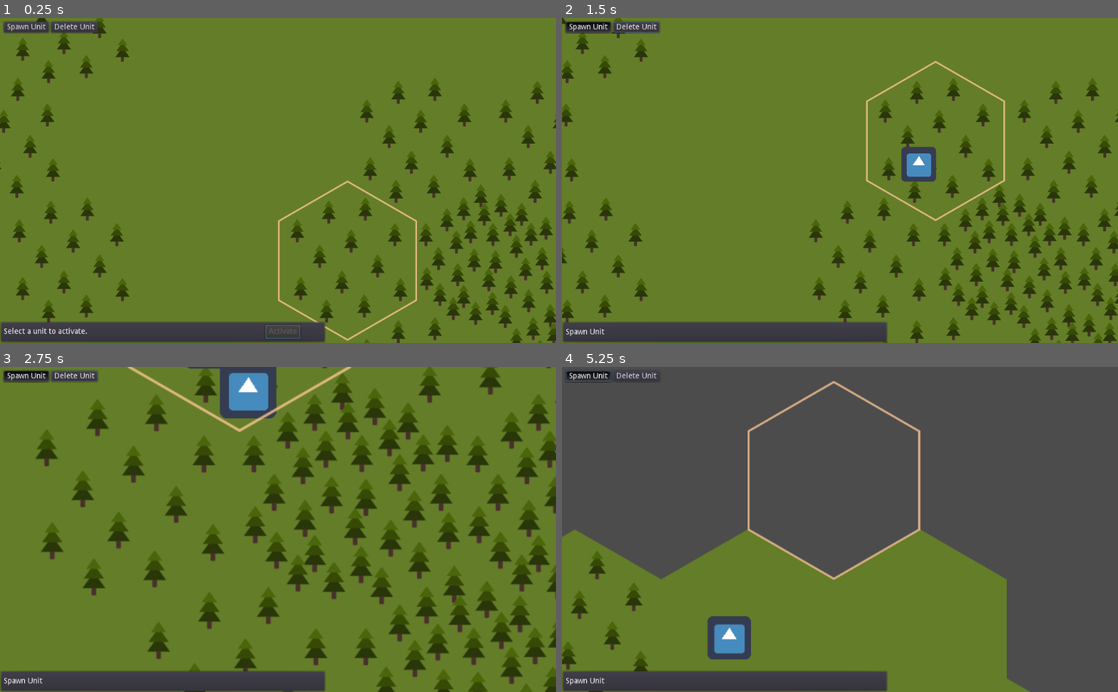
Above: before the commit, frames 1-4 (two rows, left to right).
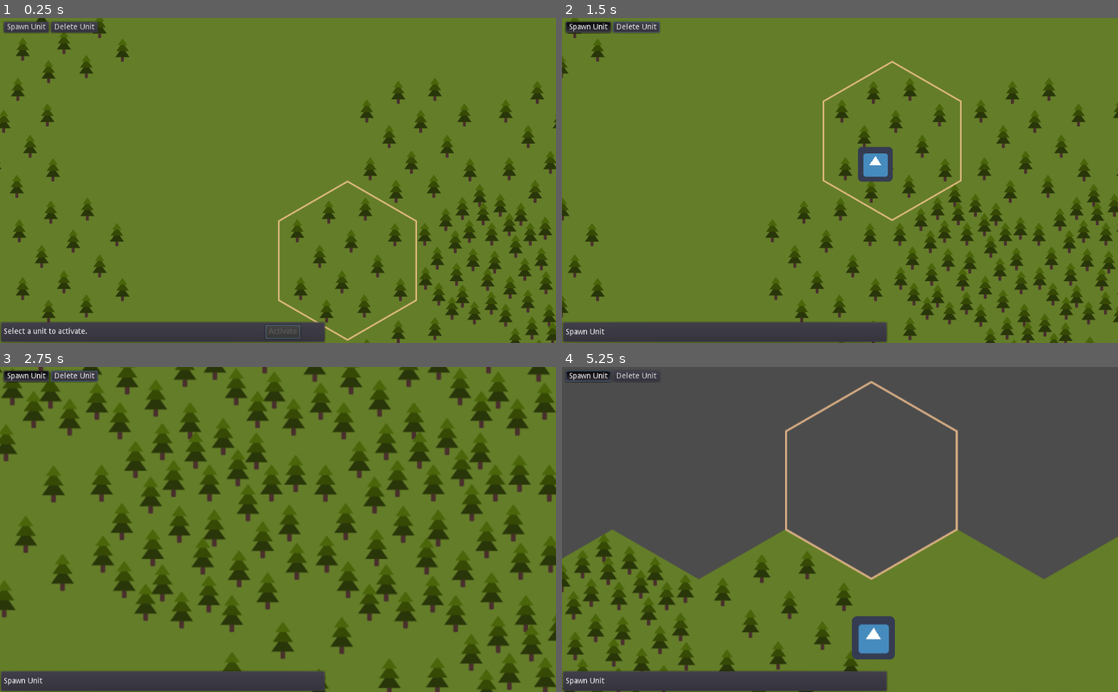
Above: after the commit, the same moments.

Repository: mwerezak/godot-heavy-gear
Game: Godot game, scene res://scripts/MainMap.tscn
Same seed, same stepped clock (60 frames per second), same inputs: the game is played once before the commit and once after it. The engine's default icon, where the game draws it, is replaced by a stand-in: a white triangle on a blue panel in a dark square.
Inputs (mouse positions are in pixels of both pictures, inside the frame that each line leads up to):
- Up to frame 1 (0.25 s): no input
- Up to frame 2 (1.5 s): click "Spawn Unit" at 0.5 s; tap Enter at 1.25 s; move the mouse to (962, 164) at 1.27 s; press the mouse at (962, 164) at 1.28 s; hold Right (view_pan_right) from 1.28 s (still down)
- Up to frame 3 (2.75 s): move the mouse to (250, 513) at 2.02 s; release Right (view_pan_right) at 2.03 s; release the mouse at (250, 513) at 2.03 s; hold Down (view_pan_down) from 2.03 s (still down); tap Mouse wheel up (view_zoom_in) at 2.1 s; click (250, 513) at 2.17 s
- Up to frame 4 (5.25 s): move the mouse to (812, 389) at 2.77 s; release Down (view_pan_down) at 2.78 s; hold Right (view_pan_right) 2.78-3.53 s; hold Mouse wheel down (view_zoom_out) 2.78-3.53 s; click (812, 389) at 2.92 s; move the mouse to (717, 477) at 3.52 s; hold W (view_pan_up) 3.53-4.28 s; click (717, 477) at 3.6 s; move the mouse to (717, 581) at 4.27 s; hold Mouse wheel up (view_zoom_in) 4.28-5.03 s; hold Left (view_pan_left) from 4.28 s (still down); click (717, 581) at 4.42 s; move the mouse to (673, 480) at 5.02 s; tap Mouse wheel down (view_zoom_out) at 5.1 s

The runs differ from the first frame. In frame 1, 0.9% of the frame differs, in the area x 75-100%, y 51-100%; in frame 2, 16%; in frame 3, 32%, in the area x 0-100%, y 0-100%; in frame 4, 20%.

Commit message:
Tweaks

Diff:
--- a/icons/hex/terrain.svg
+++ b/icons/hex/terrain.svg
@@ -38,9 +38,9 @@
      borderopacity="1.0"
      inkscape:pageopacity="0"
      inkscape:pageshadow="2"
-     inkscape:zoom="0.49497475"
-     inkscape:cx="-640.05146"
-     inkscape:cy="334.41571"
+     inkscape:zoom="0.9899495"
+     inkscape:cx="-89.983209"
+     inkscape:cy="77.360764"
      inkscape:document-units="px"
      inkscape:current-layer="g4335"
      showgrid="false"
@@ -503,11 +503,11 @@
     <g
        id="g4389-96"
        style="display:inline"
-       transform="translate(45.455092,-39.923293)" />
+       transform="translate(43.312235,-40.637579)" />
     <g
        style="display:inline"
        id="g4281-3-6-3-8"
-       transform="translate(17.626937,-136.52592)">
+       transform="translate(15.48408,-137.24021)">
       <path
          class="cls-1"
          d="m 37.764334,30.259367 -3.398226,0 a 0.88604065,0.87895074 0 0 1 -0.906889,-0.87378 l 0,-6.773091 a 0.88604065,0.87895074 0 0 1 0.891253,-0.873781 l 3.393014,0 a 0.88604065,0.87895074 0 0 1 0.927737,0.873781 l 0,6.773091 a 0.88604065,0.87895074 0 0 1 -0.906889,0.87378 z"
@@ -536,7 +536,7 @@
     <g
        style="display:inline"
        id="g4281-3-6-3-6"
-       transform="translate(-13.496,-112.9925)">
+       transform="translate(-15.638857,-113.70679)">
       <path
          class="cls-1"
          d="m 37.764334,30.259367 -3.398226,0 a 0.88604065,0.87895074 0 0 1 -0.906889,-0.87378 l 0,-6.773091 a 0.88604065,0.87895074 0 0 1 0.891253,-0.873781 l 3.393014,0 a 0.88604065,0.87895074 0 0 1 0.927737,0.873781 l 0,6.773091 a 0.88604065,0.87895074 0 0 1 -0.906889,0.87378 z"
@@ -565,7 +565,7 @@
     <g
        style="display:inline"
        id="g4281-3-6-3-3"
-       transform="translate(23.870934,-103.41093)">
+       transform="translate(21.728077,-104.12522)">
       <path
          class="cls-1"
          d="m 37.764334,30.259367 -3.398226,0 a 0.88604065,0.87895074 0 0 1 -0.906889,-0.87378 l 0,-6.773091 a 0.88604065,0.87895074 0 0 1 0.891253,-0.873781 l 3.393014,0 a 0.88604065,0.87895074 0 0 1 0.927737,0.873781 l 0,6.773091 a 0.88604065,0.87895074 0 0 1 -0.906889,0.87378 z"
@@ -594,7 +594,7 @@
     <g
        style="display:inline"
        id="g4281-3-6-3-5"
-       transform="translate(54.130906,-119.42108)">
+       transform="translate(52.702335,-118.7068)">
       <path
          class="cls-1"
          d="m 37.764334,30.259367 -3.398226,0 a 0.88604065,0.87895074 0 0 1 -0.906889,-0.87378 l 0,-6.773091 a 0.88604065,0.87895074 0 0 1 0.891253,-0.873781 l 3.393014,0 a 0.88604065,0.87895074 0 0 1 0.927737,0.873781 l 0,6.773091 a 0.88604065,0.87895074 0 0 1 -0.906889,0.87378 z"
@@ -623,7 +623,7 @@
     <g
        style="display:inline"
        id="g4281-3-6-3-7"
-       transform="translate(70.595372,-84.334421)">
+       transform="translate(69.166801,-83.620136)">
       <path
          class="cls-1"
          d="m 37.764334,30.259367 -3.398226,0 a 0.88604065,0.87895074 0 0 1 -0.906889,-0.87378 l 0,-6.773091 a 0.88604065,0.87895074 0 0 1 0.891253,-0.873781 l 3.393014,0 a 0.88604065,0.87895074 0 0 1 0.927737,0.873781 l 0,6.773091 a 0.88604065,0.87895074 0 0 1 -0.906889,0.87378 z"
@@ -652,7 +652,7 @@
     <g
        style="display:inline"
        id="g4281-3-6-3-4"
-       transform="translate(91.43221,-103.20172)">
+       transform="translate(90.003639,-102.48744)">
       <path
          class="cls-1"
          d="m 37.764334,30.259367 -3.398226,0 a 0.88604065,0.87895074 0 0 1 -0.906889,-0.87378 l 0,-6.773091 a 0.88604065,0.87895074 0 0 1 0.891253,-0.873781 l 3.393014,0 a 0.88604065,0.87895074 0 0 1 0.927737,0.873781 l 0,6.773091 a 0.88604065,0.87895074 0 0 1 -0.906889,0.87378 z"
@@ -681,7 +681,7 @@
     <g
        style="display:inline"
        id="g4281-3-6-3-41"
-       transform="translate(108.40175,-67.227459)">
+       transform="translate(106.97318,-66.513174)">
       <path
          class="cls-1"
          d="m 37.764334,30.259367 -3.398226,0 a 0.88604065,0.87895074 0 0 1 -0.906889,-0.87378 l 0,-6.773091 a 0.88604065,0.87895074 0 0 1 0.891253,-0.873781 l 3.393014,0 a 0.88604065,0.87895074 0 0 1 0.927737,0.873781 l 0,6.773091 a 0.88604065,0.87895074 0 0 1 -0.906889,0.87378 z"
@@ -710,7 +710,7 @@
     <g
        style="display:inline"
        id="g4281-3-6-3-9"
-       transform="translate(81.973181,-45.084602)">
+       transform="translate(80.54461,-44.370317)">
       <path
          class="cls-1"
          d="m 37.764334,30.259367 -3.398226,0 a 0.88604065,0.87895074 0 0 1 -0.906889,-0.87378 l 0,-6.773091 a 0.88604065,0.87895074 0 0 1 0.891253,-0.873781 l 3.393014,0 a 0.88604065,0.87895074 0 0 1 0.927737,0.873781 l 0,6.773091 a 0.88604065,0.87895074 0 0 1 -0.906889,0.87378 z"
@@ -739,7 +739,7 @@
     <g
        style="display:inline"
        id="g4281-3-6-3-40"
-       transform="translate(39.498562,-66.599831)">
+       transform="translate(37.355705,-67.314117)">
       <path
          class="cls-1"
          d="m 37.764334,30.259367 -3.398226,0 a 0.88604065,0.87895074 0 0 1 -0.906889,-0.87378 l 0,-6.773091 a 0.88604065,0.87895074 0 0 1 0.891253,-0.873781 l 3.393014,0 a 0.88604065,0.87895074 0 0 1 0.927737,0.873781 l 0,6.773091 a 0.88604065,0.87895074 0 0 1 -0.906889,0.87378 z"
@@ -768,7 +768,7 @@
     <g
        style="display:inline"
        id="g4281-3-6-3-81"
-       transform="translate(-0.88396164,-71.513173)">
+       transform="translate(-3.0268188,-72.227459)">
       <path
          class="cls-1"
          d="m 37.764334,30.259367 -3.398226,0 a 0.88604065,0.87895074 0 0 1 -0.906889,-0.87378 l 0,-6.773091 a 0.88604065,0.87895074 0 0 1 0.891253,-0.873781 l 3.393014,0 a 0.88604065,0.87895074 0 0 1 0.927737,0.873781 l 0,6.773091 a 0.88604065,0.87895074 0 0 1 -0.906889,0.87378 z"
@@ -797,7 +797,7 @@
     <g
        style="display:inline"
        id="g4281-3-6-3-2"
-       transform="translate(-43.741104,-92.941744)">
+       transform="translate(-45.883961,-93.65603)">
       <path
          class="cls-1"
          d="m 37.764334,30.259367 -3.398226,0 a 0.88604065,0.87895074 0 0 1 -0.906889,-0.87378 l 0,-6.773091 a 0.88604065,0.87895074 0 0 1 0.891253,-0.873781 l 3.393014,0 a 0.88604065,0.87895074 0 0 1 0.927737,0.873781 l 0,6.773091 a 0.88604065,0.87895074 0 0 1 -0.906889,0.87378 z"
@@ -826,7 +826,7 @@
     <g
        style="display:inline"
        id="g4281-3-6-3-1"
-       transform="translate(-26.598247,-52.941745)">
+       transform="translate(-28.741104,-53.656031)">
       <path
          class="cls-1"
          d="m 37.764334,30.259367 -3.398226,0 a 0.88604065,0.87895074 0 0 1 -0.906889,-0.87378 l 0,-6.773091 a 0.88604065,0.87895074 0 0 1 0.891253,-0.873781 l 3.393014,0 a 0.88604065,0.87895074 0 0 1 0.927737,0.873781 l 0,6.773091 a 0.88604065,0.87895074 0 0 1 -0.906889,0.87378 z"
@@ -855,7 +855,7 @@
     <g
        style="display:inline"
        id="g4281-3-6-3-44"
-       transform="translate(-81.822324,-66.232174)">
+       transform="translate(-83.965181,-66.94646)">
       <path
          class="cls-1"
          d="m 37.764334,30.259367 -3.398226,0 a 0.88604065,0.87895074 0 0 1 -0.906889,-0.87378 l 0,-6.773091 a 0.88604065,0.87895074 0 0 1 0.891253,-0.873781 l 3.393014,0 a 0.88604065,0.87895074 0 0 1 0.927737,0.873781 l 0,6.773091 a 0.88604065,0.87895074 0 0 1 -0.906889,0.87378 z"
@@ -884,7 +884,7 @@
     <g
        style="display:inline"
        id="g4281-3-6-3-64"
-       transform="translate(-59.001075,-23.079164)">
+       transform="translate(-61.143932,-23.79345)">
       <path
          class="cls-1"
          d="m 37.764334,30.259367 -3.398226,0 a 0.88604065,0.87895074 0 0 1 -0.906889,-0.87378 l 0,-6.773091 a 0.88604065,0.87895074 0 0 1 0.891253,-0.873781 l 3.393014,0 a 0.88604065,0.87895074 0 0 1 0.927737,0.873781 l 0,6.773091 a 0.88604065,0.87895074 0 0 1 -0.906889,0.87378 z"
@@ -913,7 +913,7 @@
     <g
        style="display:inline"
        id="g4281-3-6-3-39"
-       transform="translate(5.5446097,-20.084602)">
+       transform="translate(3.4017526,-20.798888)">
       <path
          class="cls-1"
          d="m 37.764334,30.259367 -3.398226,0 a 0.88604065,0.87895074 0 0 1 -0.906889,-0.87378 l 0,-6.773091 a 0.88604065,0.87895074 0 0 1 0.891253,-0.873781 l 3.393014,0 a 0.88604065,0.87895074 0 0 1 0.927737,0.873781 l 0,6.773091 a 0.88604065,0.87895074 0 0 1 -0.906889,0.87378 z"
@@ -942,7 +942,7 @@
     <g
        style="display:inline"
        id="g4281-3-6-3-99"
-       transform="translate(44.116038,-17.227459)">
+       transform="translate(42.687467,-16.513174)">
       <path
          class="cls-1"
          d="m 37.764334,30.259367 -3.398226,0 a 0.88604065,0.87895074 0 0 1 -0.906889,-0.87378 l 0,-6.773091 a 0.88604065,0.87895074 0 0 1 0.891253,-0.873781 l 3.393014,0 a 0.88604065,0.87895074 0 0 1 0.927737,0.873781 l 0,6.773091 a 0.88604065,0.87895074 0 0 1 -0.906889,0.87378 z"
@@ -971,7 +971,7 @@
     <g
        style="display:inline"
        id="g4281-3-6-3-89"
-       transform="translate(98.575067,-4.095476)">
+       transform="translate(97.146496,-3.3811903)">
       <path
          class="cls-1"
          d="m 37.764334,30.259367 -3.398226,0 a 0.88604065,0.87895074 0 0 1 -0.906889,-0.87378 l 0,-6.773091 a 0.88604065,0.87895074 0 0 1 0.891253,-0.873781 l 3.393014,0 a 0.88604065,0.87895074 0 0 1 0.927737,0.873781 l 0,6.773091 a 0.88604065,0.87895074 0 0 1 -0.906889,0.87378 z"
@@ -1000,7 +1000,7 @@
     <g
        style="display:inline"
        id="g4281-3-6-3-36"
-       transform="translate(128.57507,-23.013534)">
+       transform="translate(127.1465,-22.299249)">
       <path
          class="cls-1"
          d="m 37.764334,30.259367 -3.398226,0 a 0.88604065,0.87895074 0 0 1 -0.906889,-0.87378 l 0,-6.773091 a 0.88604065,0.87895074 0 0 1 0.891253,-0.873781 l 3.393014,0 a 0.88604065,0.87895074 0 0 1 0.927737,0.873781 l 0,6.773091 a 0.88604065,0.87895074 0 0 1 -0.906889,0.87378 z"
@@ -1029,7 +1029,7 @@
     <g
        style="display:inline"
        id="g4281-3-6-3-0"
-       transform="translate(135.54461,-77.941744)">
+       transform="translate(134.11604,-77.227459)">
       <path
          class="cls-1"
          d="m 37.764334,30.259367 -3.398226,0 a 0.88604065,0.87895074 0 0 1 -0.906889,-0.87378 l 0,-6.773091 a 0.88604065,0.87895074 0 0 1 0.891253,-0.873781 l 3.393014,0 a 0.88604065,0.87895074 0 0 1 0.927737,0.873781 l 0,6.773091 a 0.88604065,0.87895074 0 0 1 -0.906889,0.87378 z"
@@ -1058,7 +1058,7 @@
     <g
        style="display:inline"
        id="g4281-3-6-3-49"
-       transform="translate(136.91625,20.088712)">
+       transform="translate(135.48768,20.802997)">
       <path
          class="cls-1"
          d="m 37.764334,30.259367 -3.398226,0 a 0.88604065,0.87895074 0 0 1 -0.906889,-0.87378 l 0,-6.773091 a 0.88604065,0.87895074 0 0 1 0.891253,-0.873781 l 3.393014,0 a 0.88604065,0.87895074 0 0 1 0.927737,0.873781 l 0,6.773091 a 0.88604065,0.87895074 0 0 1 -0.906889,0.87378 z"
@@ -1087,7 +1087,7 @@
     <g
        style="display:inline"
        id="g4281-3-6-3-93"
-       transform="translate(71.973181,28.486826)">
+       transform="translate(70.54461,29.201111)">
       <path
          class="cls-1"
          d="m 37.764334,30.259367 -3.398226,0 a 0.88604065,0.87895074 0 0 1 -0.906889,-0.87378 l 0,-6.773091 a 0.88604065,0.87895074 0 0 1 0.891253,-0.873781 l 3.393014,0 a 0.88604065,0.87895074 0 0 1 0.927737,0.873781 l 0,6.773091 a 0.88604065,0.87895074 0 0 1 -0.906889,0.87378 z"
@@ -1116,7 +1116,7 @@
     <g
        style="display:inline"
        id="g4281-3-6-3-29"
-       transform="translate(31.973181,15.629684)">
+       transform="translate(29.830324,14.915398)">
       <path
          class="cls-1"
          d="m 37.764334,30.259367 -3.398226,0 a 0.88604065,0.87895074 0 0 1 -0.906889,-0.87378 l 0,-6.773091 a 0.88604065,0.87895074 0 0 1 0.891253,-0.873781 l 3.393014,0 a 0.88604065,0.87895074 0 0 1 0.927737,0.873781 l 0,6.773091 a 0.88604065,0.87895074 0 0 1 -0.906889,0.87378 z"
@@ -1145,7 +1145,7 @@
     <g
        style="display:inline"
        id="g4281-3-6-3-72"
-       transform="translate(-24.261049,6.2932063)">
+       transform="translate(-26.403906,5.5789206)">
       <path
          class="cls-1"
          d="m 37.764334,30.259367 -3.398226,0 a 0.88604065,0.87895074 0 0 1 -0.906889,-0.87378 l 0,-6.773091 a 0.88604065,0.87895074 0 0 1 0.891253,-0.873781 l 3.393014,0 a 0.88604065,0.87895074 0 0 1 0.927737,0.873781 l 0,6.773091 a 0.88604065,0.87895074 0 0 1 -0.906889,0.87378 z"
@@ -1174,7 +1174,7 @@
     <g
        style="display:inline"
        id="g4281-3-6-3-813"
-       transform="translate(-80.256332,13.486826)">
+       transform="translate(-82.399189,12.77254)">
       <path
          class="cls-1"
          d="m 37.764334,30.259367 -3.398226,0 a 0.88604065,0.87895074 0 0 1 -0.906889,-0.87378 l 0,-6.773091 a 0.88604065,0.87895074 0 0 1 0.891253,-0.873781 l 3.393014,0 a 0.88604065,0.87895074 0 0 1 0.927737,0.873781 l 0,6.773091 a 0.88604065,0.87895074 0 0 1 -0.906889,0.87378 z"
@@ -1203,7 +1203,7 @@
     <g
        style="display:inline"
        id="g4281-3-6-3-09"
-       transform="translate(-56.317248,42.109017)">
+       transform="translate(-58.460105,41.394731)">
       <path
          class="cls-1"
          d="m 37.764334,30.259367 -3.398226,0 a 0.88604065,0.87895074 0 0 1 -0.906889,-0.87378 l 0,-6.773091 a 0.88604065,0.87895074 0 0 1 0.891253,-0.873781 l 3.393014,0 a 0.88604065,0.87895074 0 0 1 0.927737,0.873781 l 0,6.773091 a 0.88604065,0.87895074 0 0 1 -0.906889,0.87378 z"
@@ -1232,7 +1232,7 @@
     <g
        style="display:inline"
        id="g4281-3-6-3-20"
-       transform="translate(-13.510868,45.889655)">
+       transform="translate(-15.653725,45.175369)">
       <path
          class="cls-1"
          d="m 37.764334,30.259367 -3.398226,0 a 0.88604065,0.87895074 0 0 1 -0.906889,-0.87378 l 0,-6.773091 a 0.88604065,0.87895074 0 0 1 0.891253,-0.873781 l 3.393014,0 a 0.88604065,0.87895074 0 0 1 0.927737,0.873781 l 0,6.773091 a 0.88604065,0.87895074 0 0 1 -0.906889,0.87378 z"
@@ -1261,7 +1261,7 @@
     <g
        style="display:inline"
        id="g4281-3-6-3-73"
-       transform="translate(38.661724,58.364273)">
+       transform="translate(36.518867,57.649987)">
       <path
          class="cls-1"
          d="m 37.764334,30.259367 -3.398226,0 a 0.88604065,0.87895074 0 0 1 -0.906889,-0.87378 l 0,-6.773091 a 0.88604065,0.87895074 0 0 1 0.891253,-0.873781 l 3.393014,0 a 0.88604065,0.87895074 0 0 1 0.927737,0.873781 l 0,6.773091 a 0.88604065,0.87895074 0 0 1 -0.906889,0.87378 z"
@@ -1290,7 +1290,7 @@
     <g
        style="display:inline"
        id="g4281-3-6-3-01"
-       transform="translate(104.11604,53.486826)">
+       transform="translate(102.68747,54.201111)">
       <path
          class="cls-1"
          d="m 37.764334,30.259367 -3.398226,0 a 0.88604065,0.87895074 0 0 1 -0.906889,-0.87378 l 0,-6.773091 a 0.88604065,0.87895074 0 0 1 0.891253,-0.873781 l 3.393014,0 a 0.88604065,0.87895074 0 0 1 0.927737,0.873781 l 0,6.773091 a 0.88604065,0.87895074 0 0 1 -0.906889,0.87378 z"
@@ -1319,7 +1319,7 @@
     <g
        style="display:inline"
        id="g4281-3-6-3-46"
-       transform="translate(8.1258558,76.25476)">
+       transform="translate(5.9829987,75.540474)">
       <path
          class="cls-1"
          d="m 37.764334,30.259367 -3.398226,0 a 0.88604065,0.87895074 0 0 1 -0.906889,-0.87378 l 0,-6.773091 a 0.88604065,0.87895074 0 0 1 0.891253,-0.873781 l 3.393014,0 a 0.88604065,0.87895074 0 0 1 0.927737,0.873781 l 0,6.773091 a 0.88604065,0.87895074 0 0 1 -0.906889,0.87378 z"
@@ -1348,7 +1348,7 @@
     <g
        style="display:inline"
        id="g4281-3-6-3-20-2"
-       transform="translate(61.801361,82.034678)">
+       transform="translate(60.37279,82.748963)">
       <path
          class="cls-1"
          d="m 37.764334,30.259367 -3.398226,0 a 0.88604065,0.87895074 0 0 1 -0.906889,-0.87378 l 0,-6.773091 a 0.88604065,0.87895074 0 0 1 0.891253,-0.873781 l 3.393014,0 a 0.88604065,0.87895074 0 0 1 0.927737,0.873781 l 0,6.773091 a 0.88604065,0.87895074 0 0 1 -0.906889,0.87378 z"
@@ -1377,7 +1377,7 @@
     <g
        style="display:inline"
        id="g4281-3-6-3-20-5"
-       transform="translate(-32.312533,67.772541)">
+       transform="translate(-34.45539,67.058255)">
       <path
          class="cls-1"
          d="m 37.764334,30.259367 -3.398226,0 a 0.88604065,0.87895074 0 0 1 -0.906889,-0.87378 l 0,-6.773091 a 0.88604065,0.87895074 0 0 1 0.891253,-0.873781 l 3.393014,0 a 0.88604065,0.87895074 0 0 1 0.927737,0.873781 l 0,6.773091 a 0.88604065,0.87895074 0 0 1 -0.906889,0.87378 z"
--- a/scripts/Camera.gd
+++ b/scripts/Camera.gd
@@ -4,7 +4,7 @@
 var min_zoom = 0.5
 var max_zoom = 4.0
 
-var pan_speed = 400
+var pan_speed = 800
 
 ## Rectangle used to limit camera panning.
 ## Note that the built in camera limits do not work: they don't actually constrain the position of the camera.
Binary file changed: icons/hex/dense_forest0.png
Not shown, changed: icons/hex/dense_forest0.png.import
Not shown, changed: icons/hex/terrain.svg.import
